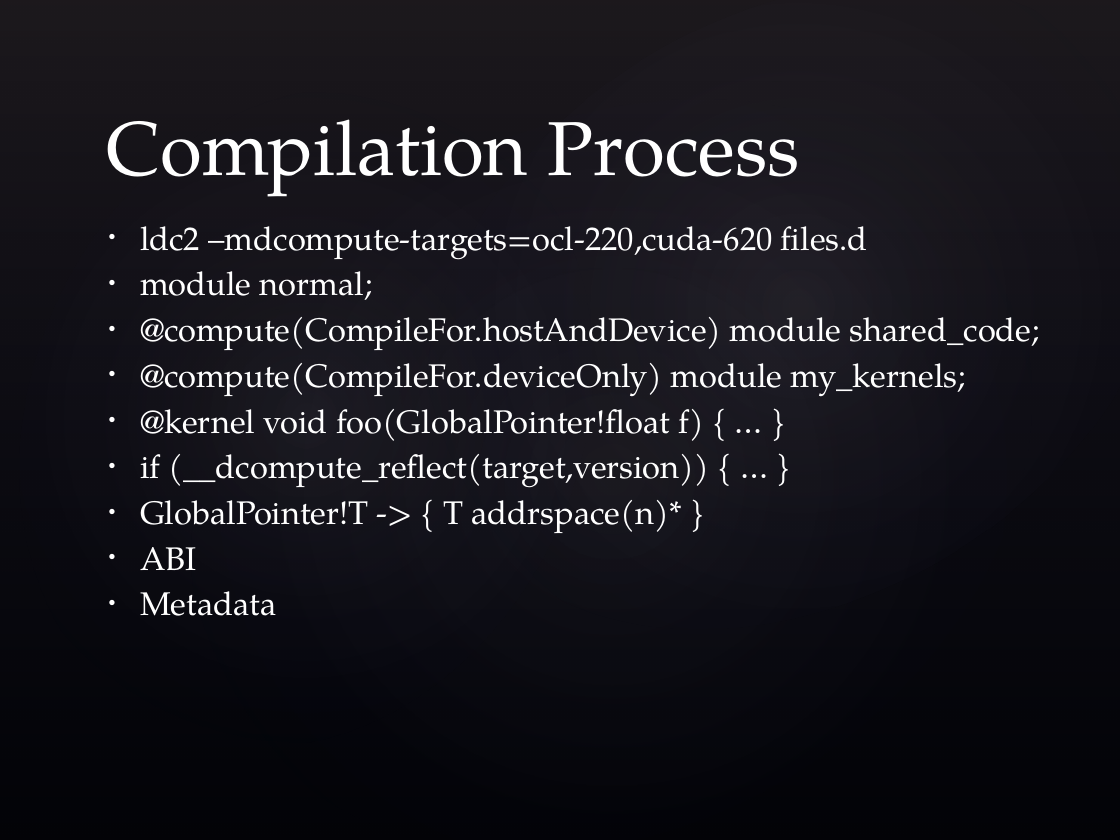
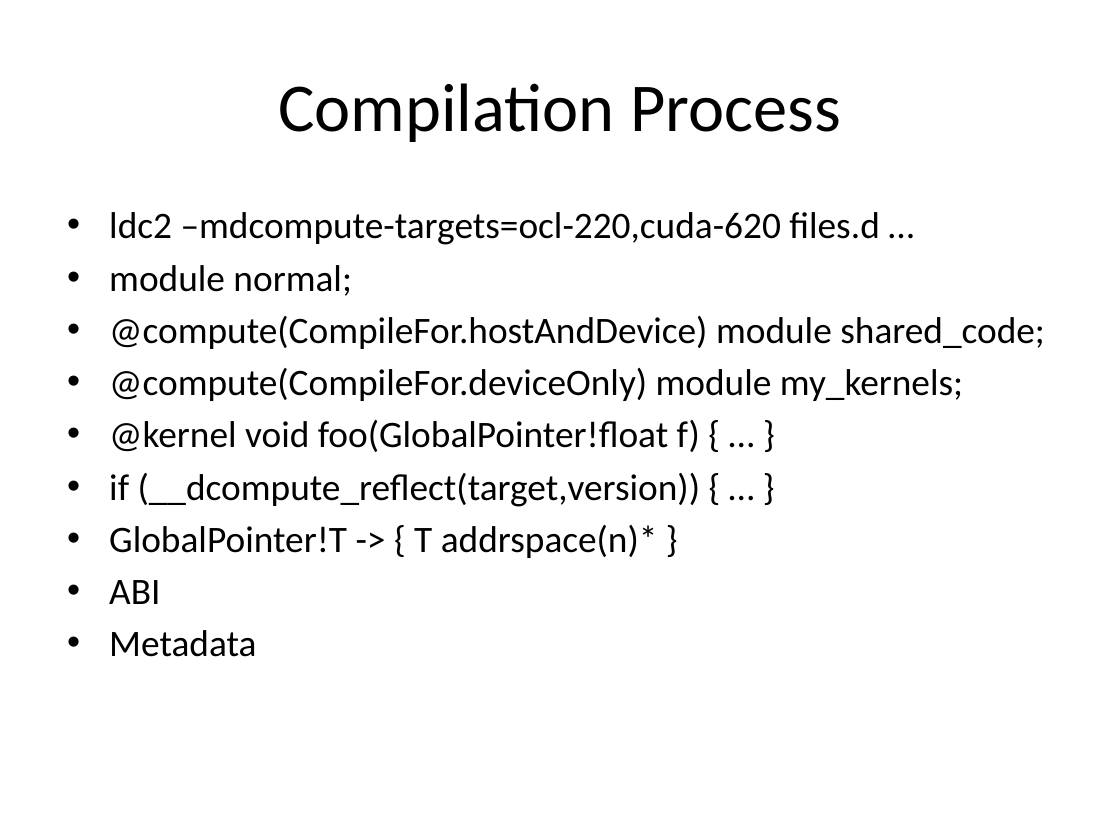
Before and after one commit to dlang/dconf.org, a slide deck: slide 12 of 2017/talks/wilson.pptx (slide 11 before the commit). Drawn at 1120x840 pixels with LibreOffice and Linux fonts; fonts in the diff are those of the drawing; background and template pictures are left out. Boxes give left, top, right and bottom in pixels: in the first picture for what was removed or moved away, otherwise in the second. Text is boxed around its words. In the diff, an @@ line names an element or a change of style, - is before the commit and + after.

```diff
--- a/2017/talks/wilson.pptx
+++ b/2017/talks/wilson.pptx
@@ background picture (left out) to #FFFFFF @@
@@ rectangle removed at bbox=[0, 0, 1120, 840] @@
@@ ellipse removed at bbox=[0, 0, 696, 840] @@
@@ ellipse removed at bbox=[51, 0, 1120, 840] @@
@@ ellipse removed at bbox=[307, 0, 1120, 761] @@
@@ title "Compilation Process": place and size @@
-title "Compilation Process" at bbox=[106, 119, 800, 197]
+title "Compilation Process" at bbox=[278, 83, 841, 142]
@@ title "Compilation Process" at bbox=[278, 83, 841, 142]: size 49 to 44 pt, font TeX Gyre Pagella to Calibri, text colour #FFFFFF to #000000; alignment left to centre; vertical alignment bottom to middle @@
@@ text "ldc2 –mdcompute-targets=ocl-220,cuda-620 files.d …": place and size @@
-text "ldc2 –mdcompute-targets=ocl-220,cuda-620 files.d …" at bbox=[140, 226, 1040, 616]
+text "ldc2 –mdcompute-targets=ocl-220,cuda-620 files.d …" at bbox=[109, 212, 1045, 657]
@@ text "ldc2 –mdcompute-targets=ocl-220,cuda-620 files.d …" at bbox=[109, 212, 1045, 657]: vertical alignment middle to top @@
@@ text at bbox=[109, 212, 879, 245]: text changed; size 21 to 24 pt; font TeX Gyre Pagella to Calibri; text colour #FFFFFF to #000000 @@
-• ldc2 –mdcompute-targets=ocl-220,cuda-620 files.d
+• ldc2 –mdcompute-targets=ocl-220,cuda-620 files.d …
@@ text at bbox=[109, 265, 1045, 657]: size 21 to 24 pt, font TeX Gyre Pagella to Calibri, text colour #FFFFFF to #000000 in "module normal;", "@compute(CompileFor.hostAndDevice) module shared_code;", "@compute(CompileFor.deviceOnly) module my_kernels;", "@kernel void foo(GlobalPointer!float f) { … }" and 4 more places; indent changed @@
```
Also in this commit, not shown: 21 other slides changed, 3 slides added, 7 slides removed, 1 other file.
